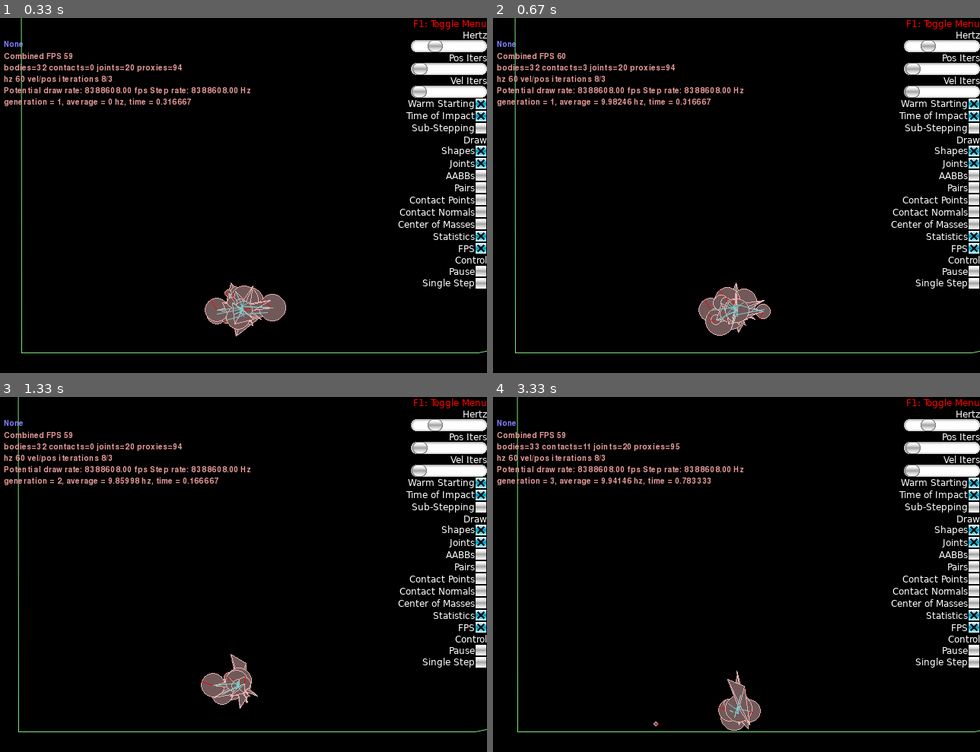
Above: before the commit, frames 1-4 (two rows, left to right).
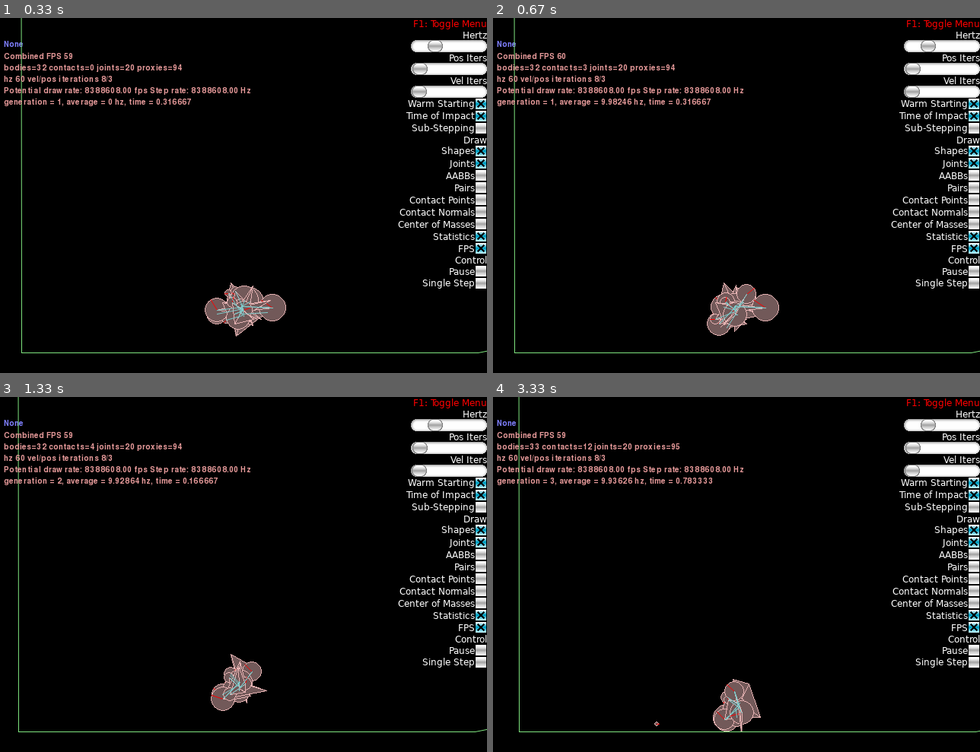
Above: after the commit, the same moments.

Repository: Arton1/BestCarAlgorithm
Game: pygame game, started from solution/car_algorithm.py
Two runs of this game, one before a commit and one after it. Both use one fixed random seed, a clock stepped at 60 frames per second and the inputs below.
Inputs:
- Up to frame 1 (0.33 s): no input
- Up to frame 2 (0.67 s): tap C at 0.33 s
- Up to frame 3 (1.33 s): click "None" at 0.72 s; hold Right from 1 s (still down); tap Space at 1.07 s; tap C at 1.15 s
- Up to frame 4 (3.33 s): tap Space at 1.37, 1.62, 1.95, 2.25, 2.45, 2.75, 3.02 s; release Right at 1.47 s; hold Up 1.55-1.85 s; hold Right 1.88-2.35 s; tap Z at 2.03 s; hold Left 2.38-2.92 s; tap C at 2.53 s; hold Down 2.95-3.25 s; hold Left from 3.28 s (still down)

Frame 1 is identical in both runs. In frame 2, 1.3% of the frame differs, in the area x 4-100%, y 0-95%; in frame 3, 0.9%; in frame 4, 1.5%.

Commit message:
Change selection to roulette

Diff:
--- a/solution/evolutional_algorithm/population.py
+++ b/solution/evolutional_algorithm/population.py
@@ -93,9 +93,9 @@
         return max(candidates, key=lambda x: x.get_fitness())
 
     def _select_pair_of_parents(self):
-        first_parent = self._tournament_select_individual(self._candidates)
+        first_parent = self._roulette_select_individual(self._candidates)
         self._candidates.remove(first_parent)
-        second_parent = self._tournament_select_individual(self._candidates)
+        second_parent = self._roulette_select_individual(self._candidates)
         self._candidates.append(first_parent)
         return first_parent, second_parent
 
